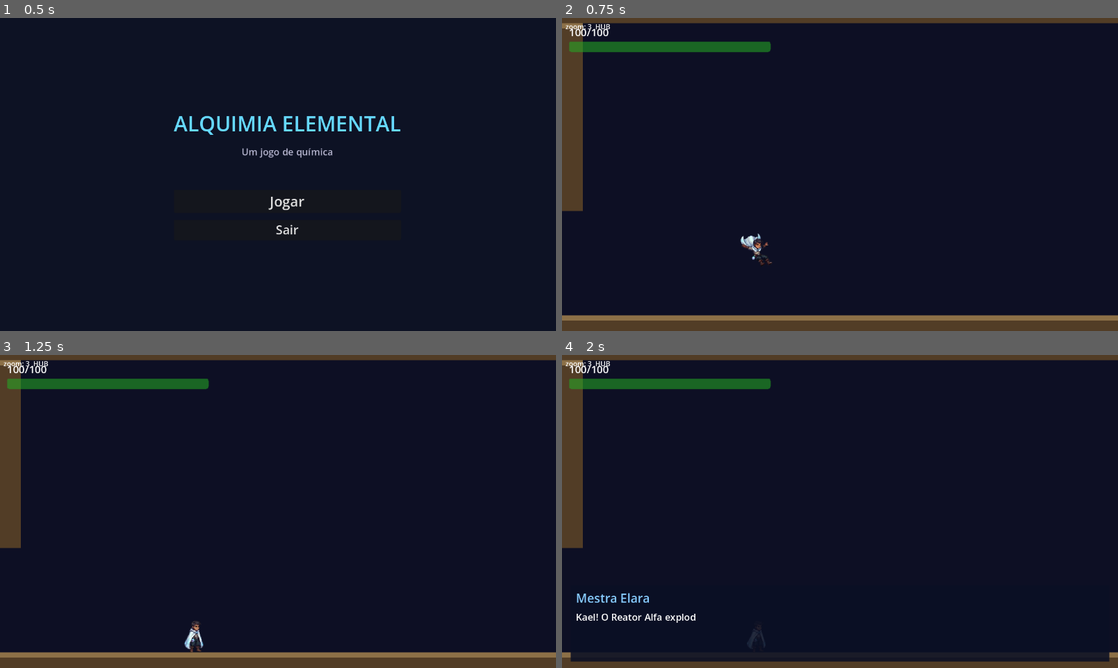
Above: before the commit, frames 1-4 (two rows, left to right).
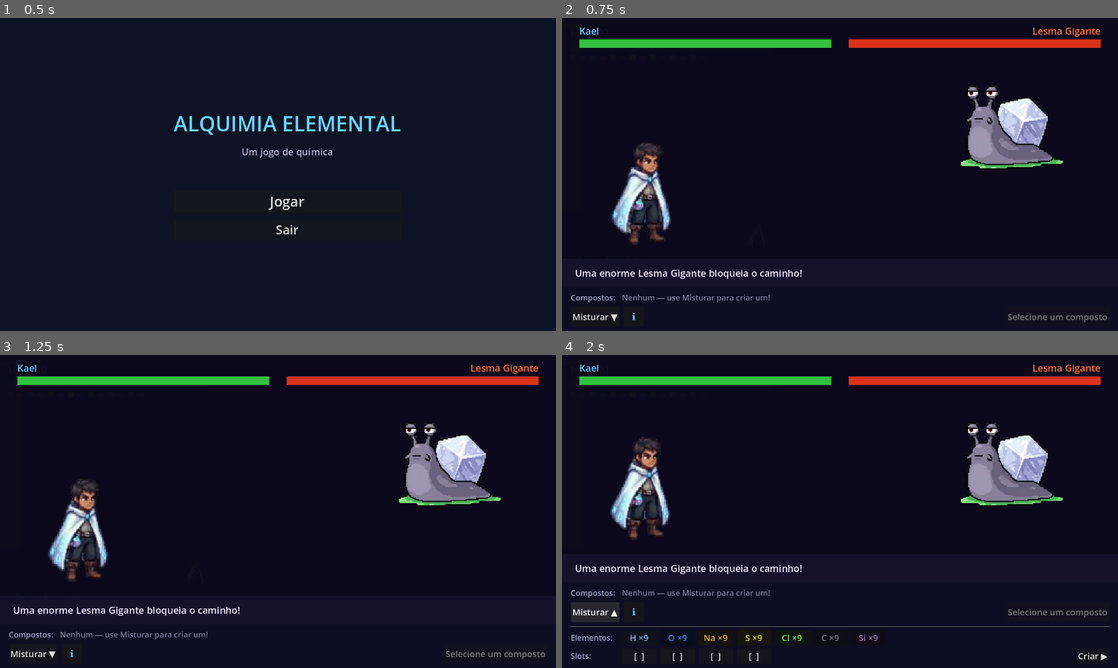
Above: after the commit, the same moments.

Repository: Mateushartelt/Alquimia-Elemental---Pac
Game: Godot game, scene res://scenes/menus/main_menu.tscn
Two runs of this game, one before a commit and one after it. Both use one fixed random seed, a clock stepped at 60 frames per second and the inputs below.
Inputs (mouse positions are in pixels of both pictures, inside the frame that each line leads up to):
- Up to frame 1 (0.5 s): no input
- Up to frame 2 (0.75 s): click "Jogar" at 0.5 s
- Up to frame 3 (1.25 s): no input
- Up to frame 4 (2 s): click (595, 652) at 1.25 s, where only the run after the commit has a clickable "Misturar ▼"

Frame 1 is identical in both runs. In frame 2, 18% of the frame differs, in the area x 0-100%, y 0-100%; in frame 3, 18%; in frame 4, 17%.

Commit message:
boss battle fase 1: sprites lesma gigante + animações
- Adicionados sprites da Lesma Gigante (idle, alert, agua, hit, ataque, morte)
- Animação idle/alert: frame 0=olhos murchos, frame 1=arregalados ao selecionar composto
- Animações de reação ao dano com timing ajustado (water=2s, demais=0.8s)
- Player sprite na batalha mostra frame idle via AtlasTexture com ciclo de 4 frames
- TESTE: 100 de cada elemento ao iniciar fase 1

Co-Authored-By: Claude Sonnet 4.6 <noreply@anthropic.com>

Diff:
--- a/scenes/levels/level_01.gd
+++ b/scenes/levels/level_01.gd
@@ -108,6 +108,10 @@
 	_dialog.dialog_queue_finished.connect(_on_any_dialog_closed)
 	for enemy in get_tree().get_nodes_in_group("enemies"):
 		enemy.connect("died", _on_enemy_died)
+	# TESTE — remover depois
+	for _el: String in ["H", "O", "Na", "S", "Cl", "C", "Si"]:
+		GameState.collect_element(_el, 100)
+	_boss_battle.show_battle("snail")
 
 var _debug_zoom : Label
 
--- a/scenes/levels/level_01.tscn
+++ b/scenes/levels/level_01.tscn
@@ -4,16 +4,15 @@
 [ext_resource type="PackedScene" uid="uid://player001" path="res://scenes/player/player.tscn" id="2_player"]
 [ext_resource type="PackedScene" uid="uid://pickup001" path="res://scenes/world/element_pickup.tscn" id="3_pickup"]
 [ext_resource type="PackedScene" uid="uid://hud001" path="res://scenes/ui/hud.tscn" id="4_hud"]
-[ext_resource type="PackedScene" uid="uid://fire001" path="res://scenes/enemies/fire_spirit.tscn" id="5_fire"]
+[ext_resource type="PackedScene" path="res://scenes/enemies/fire_spirit.tscn" id="5_fire"]
 [ext_resource type="PackedScene" uid="uid://bks7q737ly4iu" path="res://scenes/ui/alchemy_panel.tscn" id="6_alchemy"]
 [ext_resource type="PackedScene" uid="uid://dialogbox001" path="res://scenes/ui/dialog_box.tscn" id="7_dialog"]
 [ext_resource type="PackedScene" uid="uid://tutor001" path="res://scenes/ui/tutorial_hints.tscn" id="8_hints"]
 [ext_resource type="PackedScene" uid="uid://sbfmum45d4ay" path="res://scenes/ui/periodic_table.tscn" id="9_ptable"]
 [ext_resource type="PackedScene" uid="uid://gameover01" path="res://scenes/ui/game_over.tscn" id="10_go"]
 [ext_resource type="PackedScene" uid="uid://dys6l1fxtntiu" path="res://scenes/world/level_tilemap.tscn" id="12_tilemap"]
-[ext_resource type="PackedScene" uid="uid://bossbattle01" path="res://scenes/ui/boss_battle.tscn" id="13_boss"]
+[ext_resource type="PackedScene" path="res://scenes/ui/boss_battle.tscn" id="13_boss"]
 [ext_resource type="PackedScene" path="res://scenes/world/fire_wall.tscn" id="14_fire"]
-[ext_resource type="PackedScene" uid="uid://mucuswall01" path="res://scenes/world/mucus_wall.tscn" id="15_mucus"]
 
 [sub_resource type="RectangleShape2D" id="RectangleShape2D_door_in"]
 size = Vector2(16, 80)
@@ -75,135 +74,134 @@
 element_id = "Cl"
 
 [node name="Hub_Na1" parent="Pickups" unique_id=400000025 instance=ExtResource("3_pickup")]
+visible = false
 position = Vector2(950, 290)
-visible = false
 element_id = "Na"
 
 [node name="Hub_Cl1" parent="Pickups" unique_id=400000026 instance=ExtResource("3_pickup")]
+visible = false
 position = Vector2(1100, 290)
-visible = false
 element_id = "Cl"
 
 [node name="Hub_Na2" parent="Pickups" unique_id=400000027 instance=ExtResource("3_pickup")]
+visible = false
 position = Vector2(1250, 290)
-visible = false
 element_id = "Na"
 
 [node name="Rwd_Cl1" parent="Pickups" unique_id=400000028 instance=ExtResource("3_pickup")]
+visible = false
 position = Vector2(1520, 300)
-visible = false
 element_id = "Cl"
 
 [node name="Rwd_H1" parent="Pickups" unique_id=400000029 instance=ExtResource("3_pickup")]
+visible = false
 position = Vector2(1620, 300)
-visible = false
-element_id = "H"
 
 [node name="Cor_Na1" parent="Pickups" unique_id=400000007 instance=ExtResource("3_pickup")]
+visible = false
 position = Vector2(1900, 226)
-visible = false
 element_id = "Na"
 
 [node name="Cor_Cl1" parent="Pickups" unique_id=400000008 instance=ExtResource("3_pickup")]
+visible = false
 position = Vector2(2050, 226)
-visible = false
 element_id = "Cl"
 
 [node name="Cor_Na2" parent="Pickups" unique_id=400000009 instance=ExtResource("3_pickup")]
+visible = false
 position = Vector2(2530, 226)
-visible = false
 element_id = "Na"
 
 [node name="Cor_C1" parent="Pickups" unique_id=400000010 instance=ExtResource("3_pickup")]
+visible = false
 position = Vector2(2680, 226)
-visible = false
 element_id = "C"
 
 [node name="Cor_Cl2" parent="Pickups" unique_id=400000011 instance=ExtResource("3_pickup")]
+visible = false
 position = Vector2(2200, 340)
-visible = false
 element_id = "Cl"
 
 [node name="Alta_H1" parent="Pickups" unique_id=400000012 instance=ExtResource("3_pickup")]
+visible = false
 position = Vector2(1330, -262)
-visible = false
 
 [node name="Alta_O1" parent="Pickups" unique_id=400000013 instance=ExtResource("3_pickup")]
+visible = false
 position = Vector2(1920, -262)
-visible = false
 element_id = "O"
 
 [node name="Sec_Na1" parent="Pickups" unique_id=400000014 instance=ExtResource("3_pickup")]
+visible = false
 position = Vector2(2960, -370)
-visible = false
 element_id = "Na"
 
 [node name="Sec_Cl1" parent="Pickups" unique_id=400000015 instance=ExtResource("3_pickup")]
+visible = false
 position = Vector2(3100, -370)
-visible = false
 element_id = "Cl"
 
 [node name="UG_Na1" parent="Pickups" unique_id=400000016 instance=ExtResource("3_pickup")]
+visible = false
 position = Vector2(500, 540)
-visible = false
 element_id = "Na"
 
 [node name="UG_Cl1" parent="Pickups" unique_id=400000017 instance=ExtResource("3_pickup")]
+visible = false
 position = Vector2(700, 520)
-visible = false
 element_id = "Cl"
 
 [node name="UG_Na2" parent="Pickups" unique_id=400000018 instance=ExtResource("3_pickup")]
+visible = false
 position = Vector2(1300, 550)
-visible = false
 element_id = "Na"
 
 [node name="UG_Cl2" parent="Pickups" unique_id=400000019 instance=ExtResource("3_pickup")]
+visible = false
 position = Vector2(1500, 510)
-visible = false
 element_id = "Cl"
 
 [node name="UG_Na3" parent="Pickups" unique_id=400000020 instance=ExtResource("3_pickup")]
+visible = false
 position = Vector2(2450, 540)
-visible = false
 element_id = "Na"
 
 [node name="UG_Cl3" parent="Pickups" unique_id=400000021 instance=ExtResource("3_pickup")]
+visible = false
 position = Vector2(2650, 520)
-visible = false
 element_id = "Cl"
 
 [node name="Enemies" type="Node2D" parent="." unique_id=1967385426]
 
 [node name="Fire01" parent="Enemies" unique_id=400000030 instance=ExtResource("5_fire")]
+process_mode = 4
+visible = false
 position = Vector2(1820, 330)
-visible = false
-process_mode = 4
 
 [node name="Fire02" parent="Enemies" unique_id=400000031 instance=ExtResource("5_fire")]
+process_mode = 4
+visible = false
 position = Vector2(1960, 330)
-visible = false
-process_mode = 4
 
 [node name="Fire03" parent="Enemies" unique_id=400000032 instance=ExtResource("5_fire")]
+process_mode = 4
+visible = false
 position = Vector2(2200, 330)
-visible = false
-process_mode = 4
 
 [node name="Fire04" parent="Enemies" unique_id=400000033 instance=ExtResource("5_fire")]
+process_mode = 4
+visible = false
 position = Vector2(2000, 330)
-visible = false
-process_mode = 4
 
 [node name="Fire05" parent="Enemies" unique_id=400000034 instance=ExtResource("5_fire")]
+process_mode = 4
+visible = false
 position = Vector2(2600, 330)
-visible = false
-process_mode = 4
 
 [node name="Fire06" parent="Enemies" unique_id=400000035 instance=ExtResource("5_fire")]
+process_mode = 4
+visible = false
 position = Vector2(1200, 600)
-visible = false
-process_mode = 4
 
 [node name="DoorIn" type="Area2D" parent="." unique_id=500000010]
 position = Vector2(250, 328)
@@ -287,7 +285,6 @@
 [node name="CollisionShape2D" type="CollisionShape2D" parent="DarkAreas/CaveFogDetect" unique_id=316740076]
 shape = SubResource("RectangleShape2D_cave_fog")
 
-
 [node name="BossTrigger" type="Area2D" parent="." unique_id=316740020]
 visible = false
 position = Vector2(1000, -390)
--- a/scenes/ui/boss_battle.gd
+++ b/scenes/ui/boss_battle.gd
@@ -9,9 +9,25 @@
 	"snail": {
 		"name":        "Lesma Gigante",
 		"color":       Color(0.18, 0.55, 0.12),
-		"sprite":      "res://scenes/enemies/assets/snail/idle snail.jpg",
-		"sprite_cols": 4,
-		"sprite_rows": 2,
+		"sprite":      "res://scenes/enemies/assets/snail/Lesma_olhos_abertos-removebg-preview.png",
+		"sprite_cols": 2,
+		"sprite_rows": 1,
+		"anim_files": {
+			"idle":   "res://scenes/enemies/assets/snail/Lesma_olhos_abertos-removebg-preview.png",
+			"water":  "res://scenes/enemies/assets/snail/Lesma_agua-removebg-preview.png",
+			"hurt":   "res://scenes/enemies/assets/snail/Lesma_levou_hit-removebg-preview.png",
+			"attack": "res://scenes/enemies/assets/snail/Lesma_ataque-removebg-preview.png",
+			"death":  "res://scenes/enemies/assets/snail/Lesma_morreu-removebg-preview.png",
+			"alert":  "res://scenes/enemies/assets/snail/Lesma_olhos_abertos-removebg-preview.png",
+		},
+		"reaction_anims": {
+			"H2O":  "water",
+			"NaCl": "hurt",
+			"HCl":  "hurt",
+			"SO2":  "hurt",
+			"CO2":  "hurt",
+			"NaOH": "hurt",
+		},
 		"max_hp":      6,
 		"attack_dmg":  15,
 		"intro":       "Uma enorme Lesma Gigante bloqueia o caminho!",
@@ -190,6 +206,14 @@
 var _boss_sprite       : Control   # TextureRect se tiver sprite, ColorRect se não
 var _boss_anim_frames  : Array[AtlasTexture] = []
 var _boss_anim_idx     : int = 0
+var _snail_anims       : Dictionary = {}
+var _snail_anim_name   : String = ""
+var _snail_loop        : bool = false
+var _snail_timer       : Timer = null
+var _player_sprite     : TextureRect = null
+var _player_idle_frames: Array[AtlasTexture] = []
+var _player_idle_idx   : int = 0
+var _player_idle_timer : Timer = null
 var _boss_name_lbl   : Label
 var _dialog_lbl      : Label
 var _compound_row    : HBoxContainer   # botões dos compostos disponíveis
@@ -293,26 +317,37 @@
 	player_side.size_flags_horizontal = Control.SIZE_EXPAND_FILL
 	field.add_child(player_side)
 
-	var player_sprite := ColorRect.new()
-	player_sprite.color = Color(0.3, 0.5, 1.0)
-	player_sprite.set_anchors_preset(Control.PRESET_BOTTOM_LEFT)
-	player_sprite.offset_left   = 80
-	player_sprite.offset_right  = 180
-	player_sprite.offset_top    = -150
-	player_sprite.offset_bottom = 0
-	player_side.add_child(player_sprite)
-
-	var p_lbl := Label.new()
-	p_lbl.text = "Kael"
-	p_lbl.horizontal_alignment = HORIZONTAL_ALIGNMENT_CENTER
-	p_lbl.set_anchors_preset(Control.PRESET_BOTTOM_LEFT)
-	p_lbl.offset_left   = 80
-	p_lbl.offset_right  = 180
-	p_lbl.offset_top    = 4
-	p_lbl.offset_bottom = 26
-	p_lbl.add_theme_font_size_override("font_size", 16)
-	p_lbl.add_theme_color_override("font_color", Color(0.7, 0.85, 1.0))
-	player_side.add_child(p_lbl)
+	var player_tex := TextureRect.new()
+	player_tex.set_anchors_preset(Control.PRESET_BOTTOM_LEFT)
+	player_tex.offset_left   = 40
+	player_tex.offset_right  = 340
+	player_tex.offset_top    = -320
+	player_tex.offset_bottom = 0
+	player_tex.stretch_mode  = TextureRect.STRETCH_KEEP_ASPECT_CENTERED
+	player_tex.expand_mode   = TextureRect.EXPAND_FIT_WIDTH_PROPORTIONAL
+	var psheet := load("res://scenes/player/assets/player.png") as Texture2D
+	if psheet:
+		# 4 frames idle: I0-I3 do player.tscn
+		var idle_regions := [
+			Rect2(0,   0, 109, 125),
+			Rect2(109, 0, 109, 125),
+			Rect2(218, 0, 109, 125),
+			Rect2(327, 0, 107, 125),
+		]
+		for r: Rect2 in idle_regions:
+			var at := AtlasTexture.new()
+			at.atlas  = psheet
+			at.region = r
+			_player_idle_frames.append(at)
+		player_tex.texture = _player_idle_frames[0]
+	_player_sprite = player_tex
+	if not _player_idle_frames.is_empty():
+		_player_idle_timer = Timer.new()
+		_player_idle_timer.wait_time = 0.2
+		_player_idle_timer.autostart = true
+		_player_idle_timer.timeout.connect(_on_player_idle_frame)
+		add_child(_player_idle_timer)
+	player_side.add_child(player_tex)
 
 	var boss_side := Control.new()
 	boss_side.size_flags_horizontal = Control.SIZE_EXPAND_FILL
@@ -321,12 +356,13 @@
 	var tr := TextureRect.new()
 	tr.name = "BossSprite"
 	tr.set_anchors_preset(Control.PRESET_TOP_RIGHT)
-	tr.offset_left   = -320
-	tr.offset_right  = -60
-	tr.offset_top    = 10
-	tr.offset_bottom = 210
+	tr.offset_left   = -480
+	tr.offset_right  = -20
+	tr.offset_top    = 0
+	tr.offset_bottom = 320
 	tr.stretch_mode  = TextureRect.STRETCH_KEEP_ASPECT_CENTERED
 	tr.expand_mode   = TextureRect.EXPAND_FIT_WIDTH_PROPORTIONAL
+	tr.flip_h        = true
 	boss_side.add_child(tr)
 	_boss_sprite = tr
 
@@ -575,7 +611,11 @@
 	_boss_name_lbl.text = _boss_data["name"]
 	# Carrega sprite do boss (ou usa cor de fallback)
 	var sprite_path: String = _boss_data.get("sprite", "")
-	if sprite_path != "" and ResourceLoader.exists(sprite_path):
+	_snail_anims = _boss_data.get("anim_files", {})
+	if not _snail_anims.is_empty():
+		_setup_snail_anim_timer()
+		_play_snail_anim("idle", true)
+	elif sprite_path != "" and ResourceLoader.exists(sprite_path):
 		_start_boss_animation(sprite_path,
 			int(_boss_data.get("sprite_cols", 1)),
 			int(_boss_data.get("sprite_rows", 1)))
@@ -685,6 +725,7 @@
 	_attack_btn.text     = "Atacar com %s ▶" % cid
 	_attack_btn.disabled = false
 	_refresh_compound_buttons()
+	_play_snail_anim("alert")
 
 # ── Toggle craft panel ─────────────────────────────────────────────────────────
 func _on_toggle_craft_panel() -> void:
@@ -847,10 +888,14 @@
 		_boss_hp = max(0, _boss_hp - dmg)
 		_boss_hp_bar.value = _boss_hp
 		await _flash_boss(flash)
+		var ranim: String = _boss_data.get("reaction_anims", {}).get(_selected_compound, "hurt")
+		_play_snail_anim(ranim, false)
 	elif dmg < 0:
 		_boss_hp = min(_boss_max_hp, _boss_hp + abs(dmg))
 		_boss_hp_bar.value = _boss_hp
 		await _flash_boss(flash)
+		var ranim: String = _boss_data.get("reaction_anims", {}).get(_selected_compound, "idle")
+		_play_snail_anim(ranim, false)
 
 	if effect == "stun":
 		_boss_stunned = true
@@ -914,6 +959,7 @@
 		_next_player_turn()
 		return
 
+	_play_snail_anim("attack", false)
 	var dmg: int = _boss_data.get("attack_dmg", 15)
 	GameState.player_health = max(0, GameState.player_health - dmg)
 	GameState.health_changed.emit(GameState.player_health, GameState.player_max_health)
@@ -959,6 +1005,7 @@
 	_mix_toggle_btn.disabled = true
 
 	if won:
+		_play_snail_anim("death", false)
 		_set_dialog(_boss_data["win"])
 		for _i: int in 3:
 			await _flash_boss(Color(2.0, 0.1, 0.1))
@@ -999,3 +1046,61 @@
 
 func _set_dialog(text: String) -> void:
 	_dialog_lbl.text = text
+
+# ── Animações da Lesma ─────────────────────────────────────────────────────────
+func _setup_snail_anim_timer() -> void:
+	if _snail_timer:
+		_snail_timer.queue_free()
+	_snail_timer = Timer.new()
+	_snail_timer.one_shot = false
+	_snail_timer.timeout.connect(_on_snail_frame)
+	add_child(_snail_timer)
+
+func _play_snail_anim(name: String, _loop: bool = false) -> void:
+	if _snail_anims.is_empty():
+		return
+	var path: String = _snail_anims.get(name, "")
+	if path.is_empty() or not ResourceLoader.exists(path):
+		return
+	_snail_anim_name = name
+	var tex: Texture2D = load(path)
+	var cols := 2
+	var fw   := tex.get_width() / float(cols)
+	var fh   := float(tex.get_height())
+	_boss_anim_frames.clear()
+	for col in cols:
+		var at := AtlasTexture.new()
+		at.atlas  = tex
+		at.region = Rect2(col * fw, 0.0, fw, fh)
+		_boss_anim_frames.append(at)
+	# idle = frame 0 (olhos murchos), alert = frame 1 (olhos arregalados)
+	_boss_anim_idx = 1 if name == "alert" else 0
+	if _boss_sprite is TextureRect:
+		(_boss_sprite as TextureRect).texture = _boss_anim_frames[_boss_anim_idx]
+	if _snail_timer:
+		_snail_timer.stop()
+	# idle e alert ficam estáticos — sem timer
+	if name != "idle" and name != "alert":
+		if _snail_timer:
+			_snail_timer.wait_time = 2.0 if name == "water" else 0.8
+			_snail_timer.start()
+
+func _on_player_idle_frame() -> void:
+	if _player_idle_frames.is_empty() or not is_instance_valid(_player_sprite):
+		return
+	_player_idle_idx = (_player_idle_idx + 1) % _player_idle_frames.size()
+	_player_sprite.texture = _player_idle_frames[_player_idle_idx]
+
+func _on_snail_frame() -> void:
+	if _boss_anim_frames.is_empty():
+		return
+	_boss_anim_idx += 1
+	if _boss_anim_idx >= _boss_anim_frames.size():
+		_boss_anim_idx = _boss_anim_frames.size() - 1
+		if _snail_timer:
+			_snail_timer.stop()
+		if _snail_anim_name != "death":
+			_play_snail_anim("idle")
+		return
+	if _boss_sprite is TextureRect:
+		(_boss_sprite as TextureRect).texture = _boss_anim_frames[_boss_anim_idx]
Binary file removed: scenes/enemies/assets/snail/ChatGPT Image 24 de mai. de 2026, 21_11_34.png
Binary file added: scenes/enemies/assets/snail/Lesma_agua-removebg-preview.png
Not shown, added: scenes/enemies/assets/snail/Lesma_agua-removebg-preview.png.import
Binary file added: scenes/enemies/assets/snail/Lesma_ataque-removebg-preview.png
Not shown, changed: scenes/enemies/assets/snail/Lesma_ataque-removebg-preview.png.import
Binary file added: scenes/enemies/assets/snail/Lesma_levou_hit-removebg-preview.png
Not shown, added: scenes/enemies/assets/snail/Lesma_levou_hit-removebg-preview.png.import
Binary file added: scenes/enemies/assets/snail/Lesma_morreu-removebg-preview.png
Not shown, changed: scenes/enemies/assets/snail/Lesma_morreu-removebg-preview.png.import
Binary file added: scenes/enemies/assets/snail/Lesma_olhos_abertos-removebg-preview.png
Not shown, added: scenes/enemies/assets/snail/Lesma_olhos_abertos-removebg-preview.png.import
Binary file removed: scenes/enemies/assets/snail/idle snail.jpg
